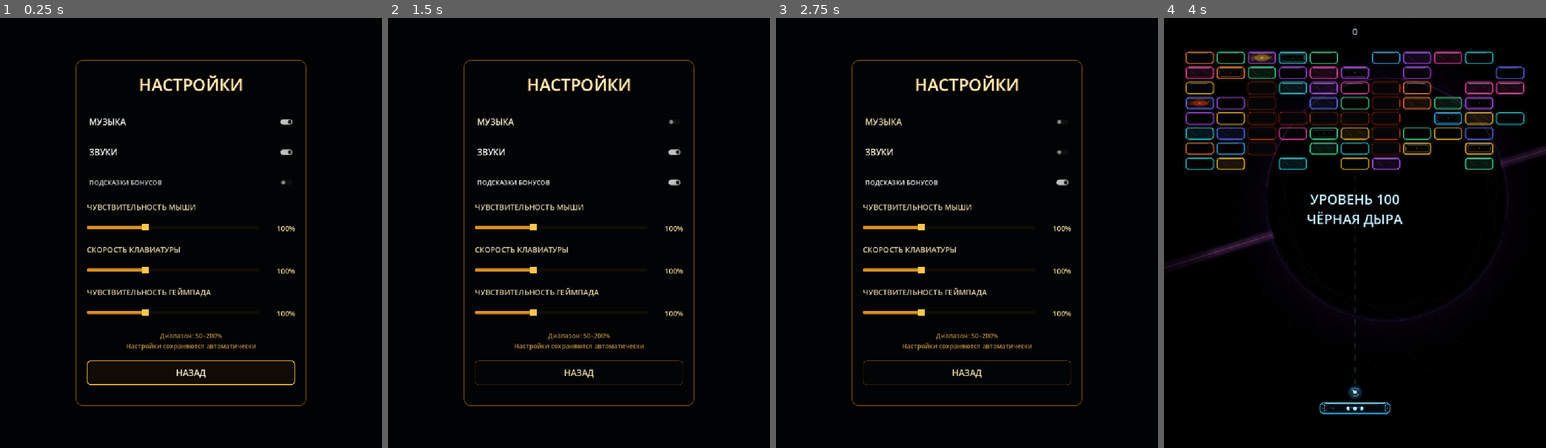
Above: before the commit, frames 1-4 (left to right).
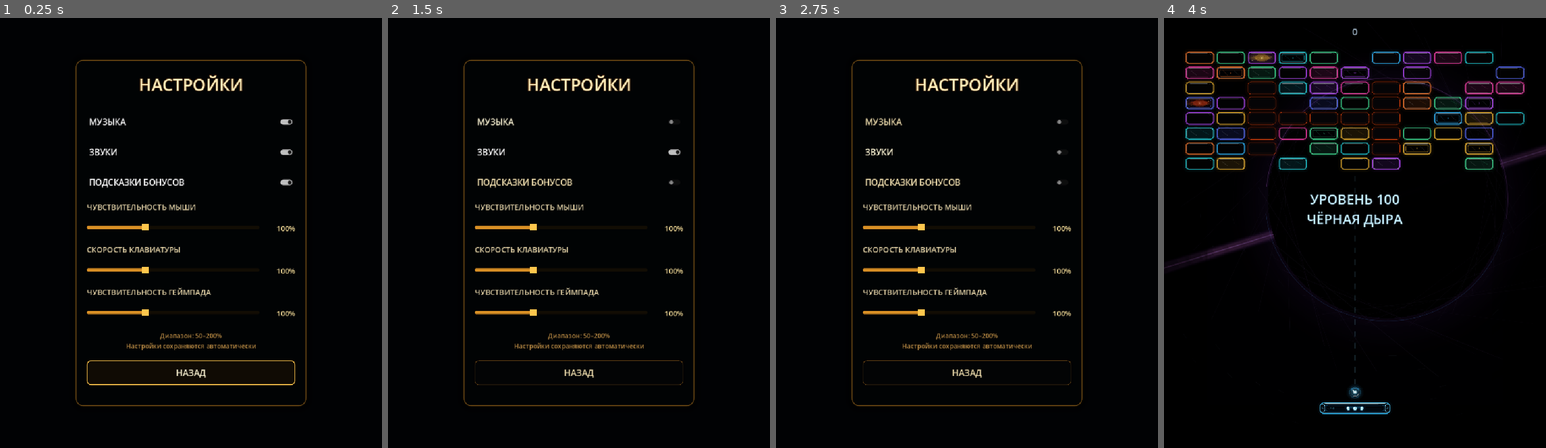
Above: after the commit, the same moments.

Repository: Ardarik421/arkanoid
Game: Godot game, scene res://scenes/settings_menu.tscn
The game is run twice, just before and just after one commit, with the same random seed, the same clock (stepped at 60 frames per second) and the same inputs. This scene is started directly instead of the project's main scene.
Inputs:
- Up to frame 1 (0.25 s): no input
- Up to frame 2 (1.5 s): click "ПОДСКАЗКИ БОНУСОВ" at 0.5 s; click "МУЗЫКА" at 1.25 s
- Up to frame 3 (2.75 s): click "ЗВУКИ" at 2 s
- Up to frame 4 (4 s): click "НАЗАД" at 2.75 s; click "НОВАЯ ИГРА" at 3.5 s

The runs differ from the first frame. In frame 1, 0.3% of the frame differs, in the area x 23-77%, y 37-40%; in frame 2, 0.4%; in frame 3, 0.4%; in frame 4, nothing differs.

Commit message:
Wire bonus hints setting

Diff:
--- a/scenes/settings_menu.gd
+++ b/scenes/settings_menu.gd
@@ -6,6 +6,7 @@
 @onready var title: Label = $Panel/VBox/Title
 @onready var music_toggle: CheckButton = $Panel/VBox/MusicToggle
 @onready var sounds_toggle: CheckButton = $Panel/VBox/SoundsToggle
+@onready var hints_toggle: CheckButton = $Panel/VBox/HintsToggle
 @onready var mouse_label: Label = $Panel/VBox/MouseLabel
 @onready var mouse_slider: HSlider = $Panel/VBox/MouseRow/MouseSlider
 @onready var mouse_value: Label = $Panel/VBox/MouseRow/MouseValue
@@ -24,6 +25,7 @@
 	_setup_style()
 	music_toggle.button_pressed = SettingsManager.music_enabled
 	sounds_toggle.button_pressed = SettingsManager.sounds_enabled
+	hints_toggle.button_pressed = SettingsManager.tutorial_hints_enabled
 	mouse_slider.value = SettingsManager.mouse_sensitivity
 	keyboard_slider.value = SettingsManager.keyboard_sensitivity
 	gamepad_slider.value = SettingsManager.gamepad_sensitivity
@@ -68,6 +70,7 @@
 
 	_style_toggle(music_toggle)
 	_style_toggle(sounds_toggle)
+	_style_toggle(hints_toggle)
 	_style_slider(mouse_slider)
 	_style_slider(keyboard_slider)
 	_style_slider(gamepad_slider)
@@ -154,6 +157,10 @@
 	SettingsManager.sounds_enabled = enabled
 	SettingsManager.save_settings()
 
+func _on_hints_toggled(enabled: bool):
+	SettingsManager.tutorial_hints_enabled = enabled
+	SettingsManager.save_settings()
+
 func _on_mouse_changed(value: float):
 	SettingsManager.mouse_sensitivity = value
 	SettingsManager.save_settings()
